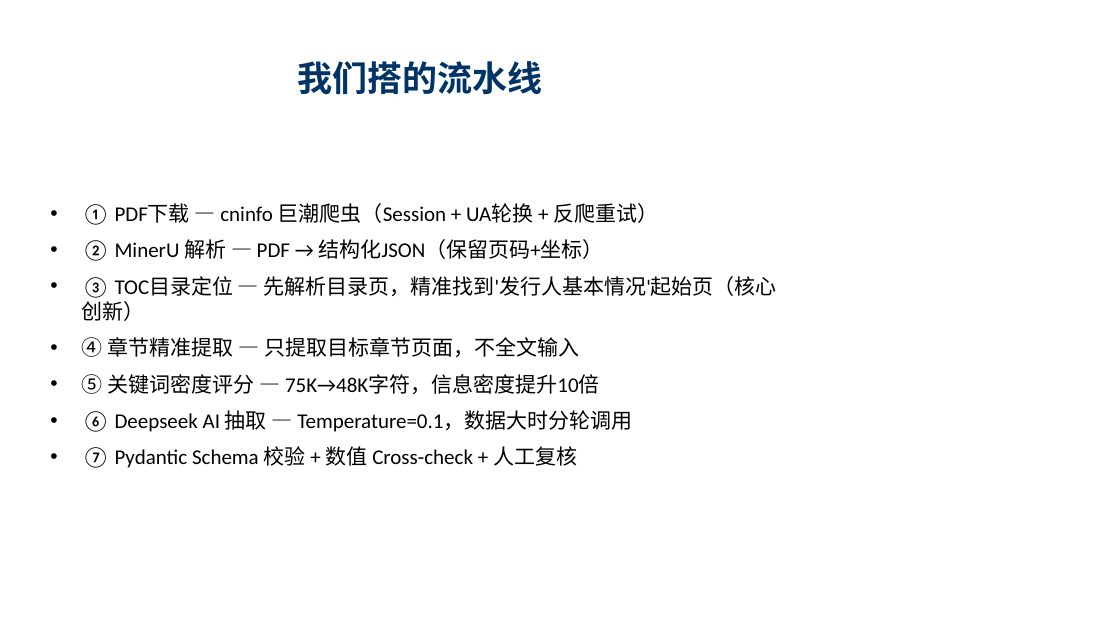
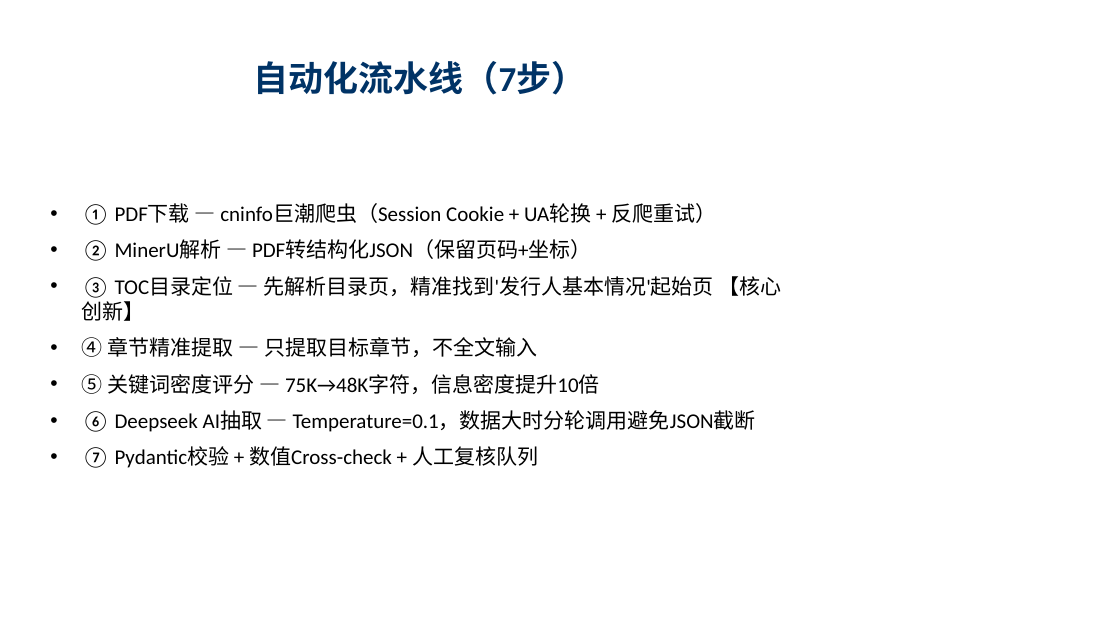
Before and after one commit to flyxx-pro/team-star, a slide deck: slide 3 of presentation/Week3_汇报_刘宇轩_苏宇垚.pptx (slide 2 before the commit). Drawn at 1120x630 pixels with LibreOffice and Linux fonts; fonts in the diff are those of the drawing. Boxes give left, top, right and bottom in pixels: in the first picture for what was removed or moved away, otherwise in the second. Text is boxed around its words. In the diff, an @@ line names an element or a change of style, - is before the commit and + after.

```diff
--- a/presentation/Week3_汇报_刘宇轩_苏宇垚.pptx
+++ b/presentation/Week3_汇报_刘宇轩_苏宇垚.pptx
@@ title at bbox=[254, 61, 587, 95]: text changed @@
-我们搭的流水线
+自动化流水线（7步）
@@ text at bbox=[82, 203, 782, 357]: text changed @@
-• ① PDF下载 — cninfo 巨潮爬虫（Session + UA轮换 + 反爬重试）
-• ② MinerU 解析 — PDF → 结构化JSON（保留页码+坐标）
-• ③ TOC目录定位 — 先解析目录页，精准找到'发行人基本情况'起始页（核心创新）
-• ④ 章节精准提取 — 只提取目标章节页面，不全文输入
+• ① PDF下载 — cninfo巨潮爬虫（Session Cookie + UA轮换 + 反爬重试）
+• ② MinerU解析 — PDF转结构化JSON（保留页码+坐标）
+• ③ TOC目录定位 — 先解析目录页，精准找到'发行人基本情况'起始页 【核心创新】
+• ④ 章节精准提取 — 只提取目标章节，不全文输入
@@ text at bbox=[82, 410, 756, 468]: text changed @@
-• ⑥ Deepseek AI 抽取 — Temperature=0.1，数据大时分轮调用
-• ⑦ Pydantic Schema 校验 + 数值 Cross-check + 人工复核
+• ⑥ Deepseek AI抽取 — Temperature=0.1，数据大时分轮调用避免JSON截断
+• ⑦ Pydantic校验 + 数值Cross-check + 人工复核队列
```
Also in this commit, not shown: 8 other slides changed, 1 slide added, 1 slide removed.
